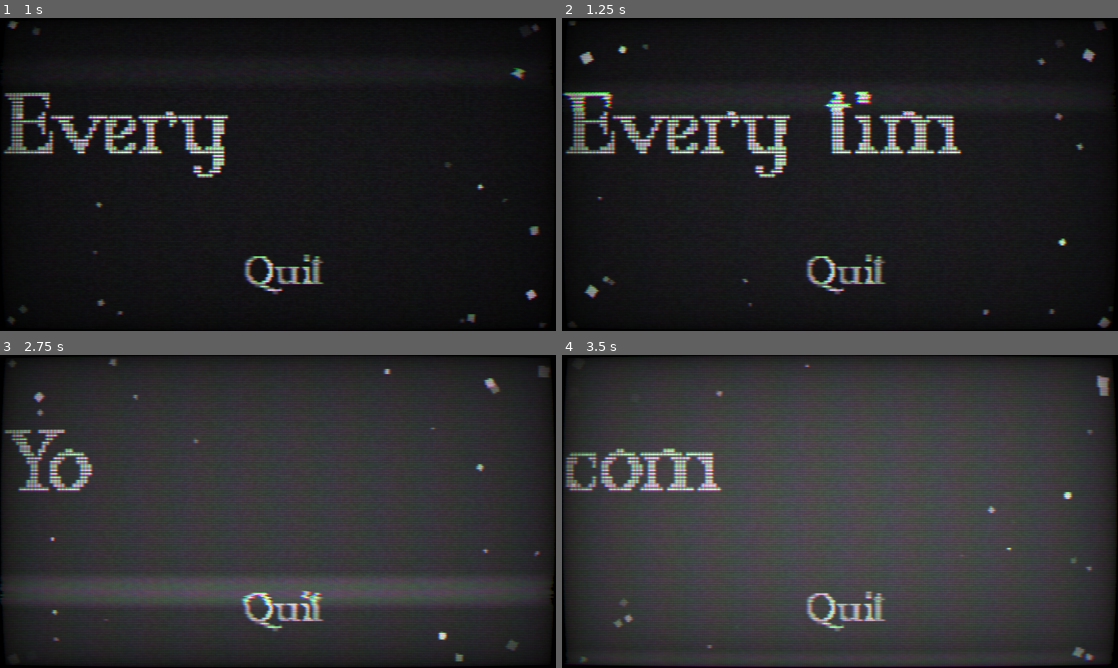
Above: before the commit, frames 1-4 (two rows, left to right).
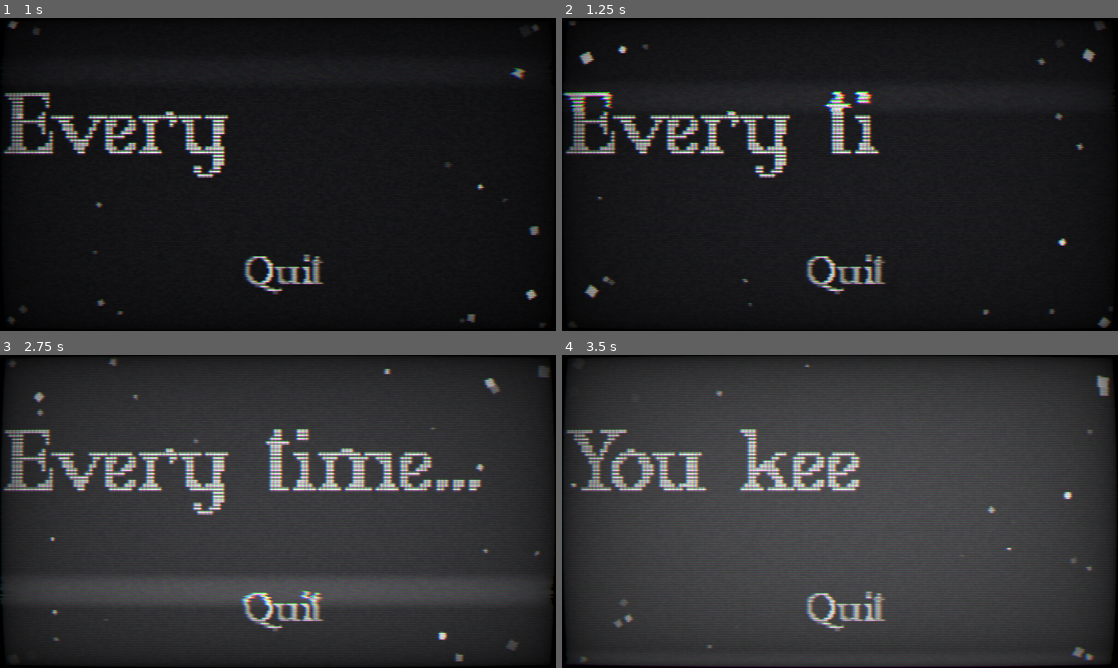
Above: after the commit, the same moments.

Repository: hasapupu/Everytime
Game: Godot game, scene res://nodes/game_manager.tscn
Two runs of this game, one before a commit and one after it. Both use one fixed random seed, a clock stepped at 60 frames per second and the inputs below.
Inputs:
- Up to frame 1 (1 s): click "EVERYTIME" at 0.5 s
- Up to frame 2 (1.25 s): no input
- Up to frame 3 (2.75 s): click "Every tim" (after the commit: "Every ti") at 1.25 s; click "Every time..." at 2 s
- Up to frame 4 (3.5 s): click "Yo" (after the commit: "Every time...") at 2.75 s

Frame 1 is identical in both runs. In frame 2, 1.2% of the frame differs, in the area x 56-72%, y 29-44%; in frame 3, 6.6%, in the area x 0-87%, y 23-52%; in frame 4, 4.9%.

Commit message:
minor dialogue adjustments made

Diff:
--- a/nodes/hubEvents.gd
+++ b/nodes/hubEvents.gd
@@ -1,4 +1,3 @@
 extends events
 
-func _ready():
-    contents = [event.new(30,{"You're still here?":0.5,"What do you want from me?":1,"Will you leave if I give you your own dimiension?":2,"Well you better, cuz I'm done entertaining you!": 0.5},load("res://sfx/yVoice.wav"),0.07,load("res://fonts/MARYJO__.ttf"),[],"res://nodes/planetButton.tscn")]
+func _ready():    contents = [event.new(30,{"You're still here?":1,"Wow, you've got some attitude.":1,"Well, I can't really stop you from staying...":1,"But I sure as hell don't want you here!": 2,"You know what?": 0.5,"Let's strike a deal.": 1,"I'll give you your own dimension.": 1,"That way you can get whatever you want from coming to my reality,":0.7,"And I don't have to entertain you.": 1,"You down?": 1,"Well, you better be.": 1,"Cuz you're not getting another word outta me, that's for sure!": 1.5},load("res://sfx/yVoice.wav"),0.09,load("res://fonts/MARYJO__.ttf"),[],"res://nodes/planetButton.tscn")]
--- /dev/null
+++ b/nodes/planetEvents.gd
@@ -0,0 +1,4 @@
+extends events
+
+func _ready():
+    contents = [event.new(1,{"Well, how do you like it?" : 1,"It's kinda cozy if you ask me." : 1.3, "But it does look a bit...":0.7,"Bland.":1.3,"Well, it's not like you deserve any better.":1,"Have fun haha.":1},load("res://sfx/yVoice.wav"),0.09,load("res://fonts/MARYJO__.ttf"),[],""),event.new(35,{"Huh, you're strangely invested in the abyss...":1,"I guess it must feel pretty good to finally find something as shallow as yourself.":1.5,"Welp too bad.":0.5,"It's gone now.":0.7},load("res://sfx/yVoice.wav"),0.09,load("res://fonts/MARYJO__.ttf"),[],"")]
--- a/nodes/planetScene.tscn
+++ b/nodes/planetScene.tscn
@@ -3,7 +3,7 @@
 [ext_resource type="Texture2D" uid="uid://36oh78i677x2" path="res://backgrounds/whiteDimension.png" id="1_jwx8f"]
 [ext_resource type="Script" path="res://scripts/backGroundSprite.gd" id="2_4tf00"]
 [ext_resource type="PackedScene" uid="uid://cv8ja16cikwfa" path="res://nodes/clock.tscn" id="3_heim7"]
-[ext_resource type="Script" path="res://scripts/events.gd" id="4_7lysq"]
+[ext_resource type="Script" path="res://nodes/planetEvents.gd" id="4_5oa6f"]
 
 [node name="Sprite2D" type="Sprite2D"]
 position = Vector2(240, 135)
@@ -16,4 +16,4 @@
 [node name="clock" parent="." instance=ExtResource("3_heim7")]
 
 [node name="events" type="Node" parent="."]
-script = ExtResource("4_7lysq")
+script = ExtResource("4_5oa6f")
--- a/scripts/backGroundSprite.gd
+++ b/scripts/backGroundSprite.gd
@@ -30,6 +30,7 @@
 			if myEvents.contents[papito.eventIndexes[unitName]].dialogueText.keys().size() > 0:
 				var painTemp = myEvents.contents[papito.eventIndexes[unitName]] as event
 				papito._print(painTemp.dialogueText,painTemp.dialogueVoice,painTemp.dialogueDelay,painTemp.dialogueFont)
+				await papito.stoppedPrinting
 			if myEvents.contents[papito.eventIndexes[unitName]].replacingSprites.size() > 0:
 				tOne = myEvents.contents[papito.eventIndexes[unitName]].replacingSprites[0]
 				tTwo = myEvents.contents[papito.eventIndexes[unitName]].replacingSprites[1]
--- a/scripts/gameManager.gd
+++ b/scripts/gameManager.gd
@@ -14,6 +14,7 @@
 var eventIndexes = {}
 var currentRoomName := ""
 var buttons := []
+signal stoppedPrinting
 
 func playSfx(sfx: AudioStream):
 	sfxManager.stream_paused = false
@@ -40,7 +41,8 @@
 	loadedScene.add_child(loadedSceneNoEnv)
 	loadScene("res://nodes/yScene.tscn")
 	await get_tree().create_timer(1).timeout
-	_print({"You're back?": 0.7,"What, was staring into the white void so boring you'd rather talk to me instead?": 0.7,"Can't relate.": 1},load("res://sfx/yVoice.wav"),0.07,load("res://fonts/MARYJO__.ttf"))
+	_print({"You're back?": 0.7,"What, was staring into the white void alone so boring you'd rather do it with me instead?": 0.7,"Can't relate.": 1},load("res://sfx/yVoice.wav"),0.09,load("res://fonts/MARYJO__.ttf"))
+	await get_tree().create_timer(0.5).timeout
 	addButton("res://nodes/hubButton.tscn")
 
 func _on_timer_timeout():
@@ -57,6 +59,7 @@
 	plUINode.visible = true
 	mainTextbox.text = ""
 	mainTextbox.get_parent().visible = false
+	stoppedPrinting.emit()
 
 #func checkForEvent
 func addButton(path: String):
--- a/scripts/mmButton.gd
+++ b/scripts/mmButton.gd
@@ -41,7 +41,7 @@
 		if responseTexts.keys().size() > 0:
 			var _writer = writer.new()
 			_writer.finished.connect(_writing_stopped)
-			await _writer.writeTo(self,responseTexts,voice,0.07,myFont,papa)
+			await _writer.writeTo(self,responseTexts,voice,0.09,myFont,papa)
 
 
 func _on_player_stopped_writing():
